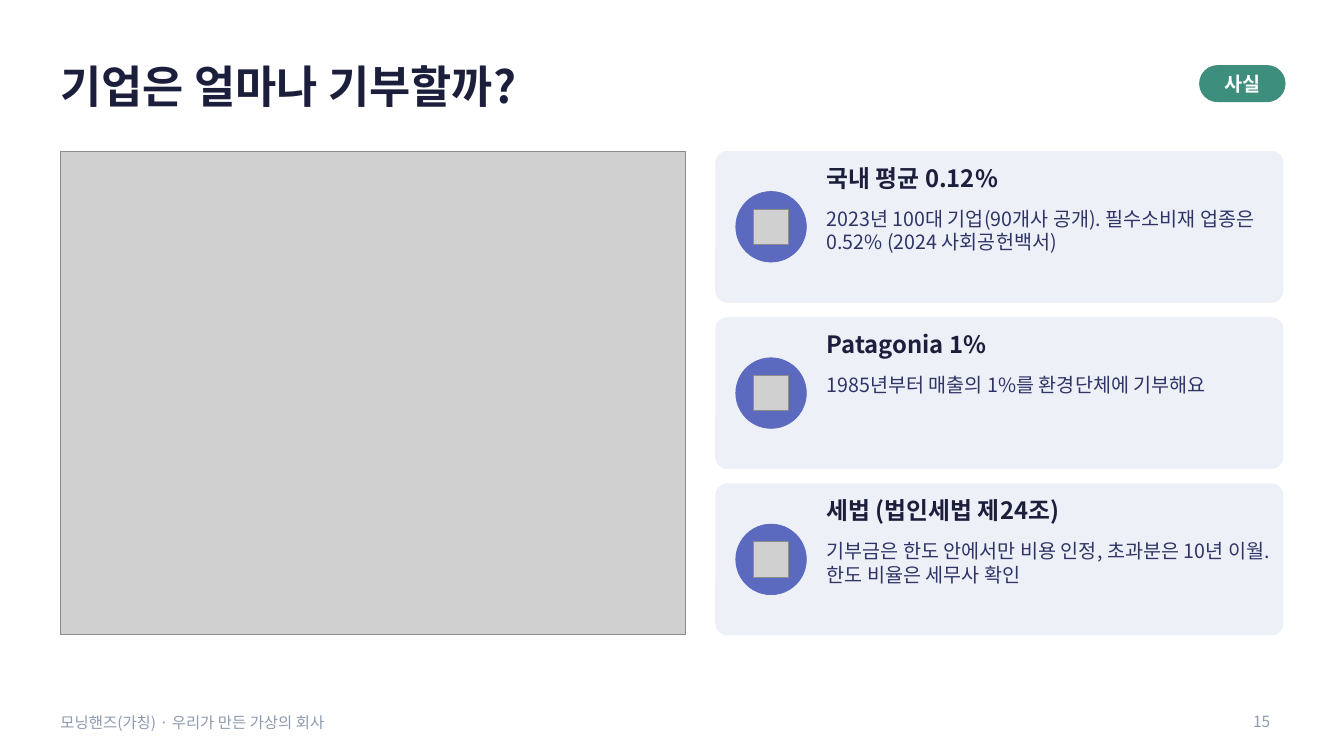
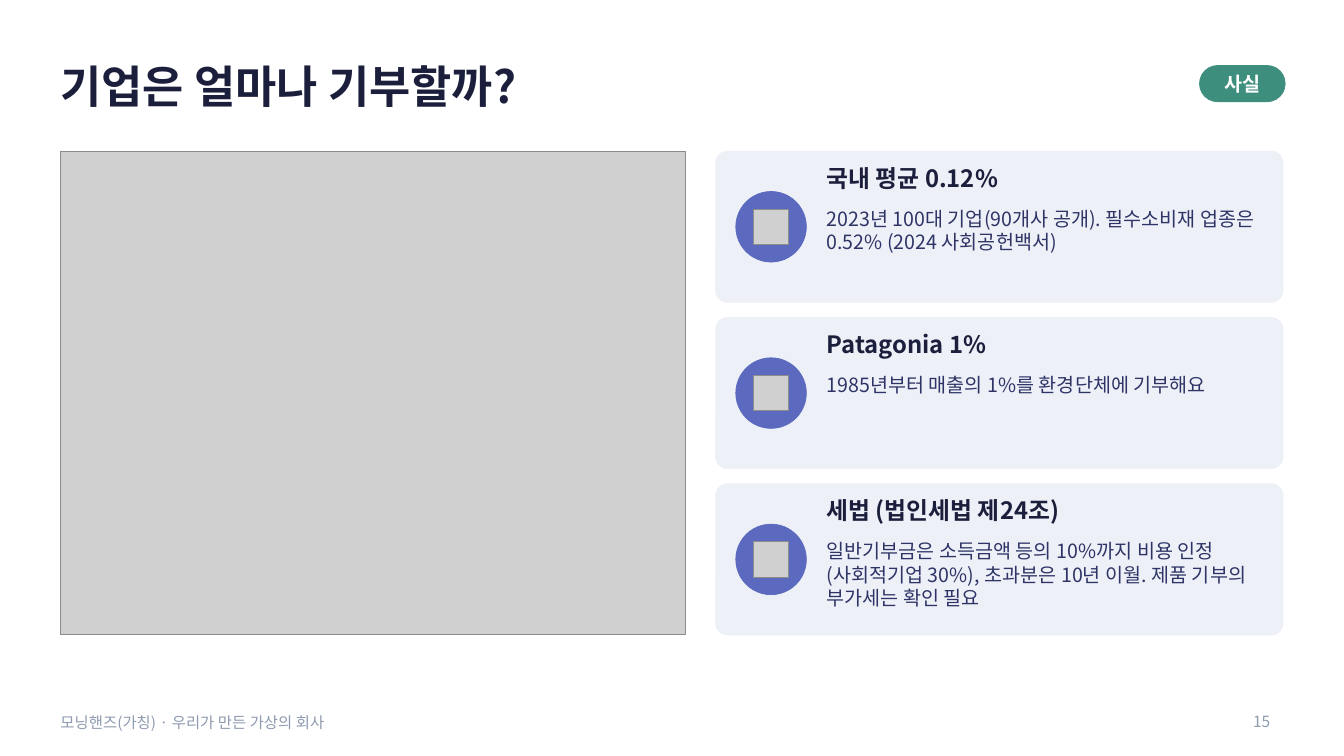
Before and after one commit to g975682-source/-, a slide deck: slide 15 of MorningHands_Student_Presentation.pptx. Drawn at 1344x756 pixels with LibreOffice and Linux fonts; fonts in the diff are those of the drawing; grey boxes stand for pictures. Boxes give left, top, right and bottom in pixels: in the first picture for what was removed or moved away, otherwise in the second. Text is boxed around its words. In the diff, an @@ line names an element or a change of style, - is before the commit and + after.

```diff
--- a/MorningHands_Student_Presentation.pptx
+++ b/MorningHands_Student_Presentation.pptx
@@ text at box(827, 541, 1246, 607): text changed @@
-기부금은 한도 안에서만 비용 인정, 초과분은 10년 이월. 한도 비율은 세무사 확인
+일반기부금은 소득금액 등의 10%까지 비용 인정(사회적기업 30%), 초과분은 10년 이월. 제품 기부의 부가세는 확인 필요
```
Also in this commit, not shown: 4 other slides changed, 2 other files.
